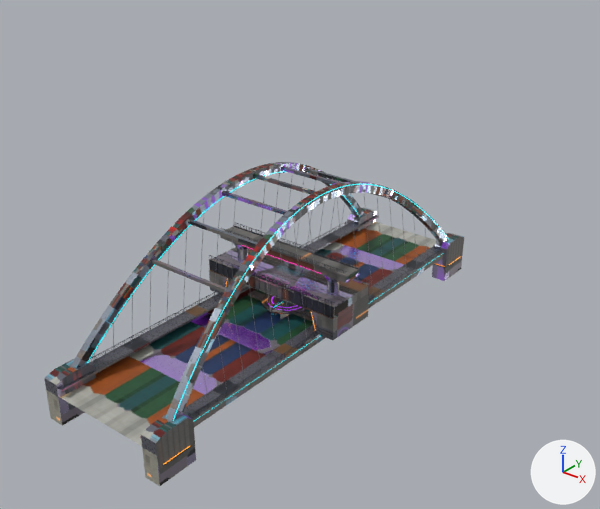
The Blender file assets-src/neon-landmarks/neon-landmarks.blend: old version first, new version second.
The view is the same before and after, from a 50 mm camera at (130.2, -156.9, 113.3) aimed at (11.6, -8.6, 21.4). Arrows for +X, +Y and +Z are at lower right; the lights stay in place. The first picture is the older version. Objects named as collision shapes, trigger or cutter boxes, shadow casters or lower levels of detail are left out.

The older version as bpy lines, for what is in view:
```python
me_boulevard_footbridge_lod0 = bpy.data.meshes.new('boulevard_footbridge_lod0')
me_boulevard_footbridge_lod0.from_pydata(...)  # 628 vertices, 720 faces; spans x -22.0..22.0, y -2.8..2.8, z -0.2..17.4
me_boulevard_footbridge_lod0.polygons.foreach_set('use_smooth', [True] * 720)
me_boulevard_footbridge_lod0.materials.append(mat_neon_landmarks)
me_canal_arch_lod0 = bpy.data.meshes.new('canal_arch_lod0')
me_canal_arch_lod0.from_pydata(...)  # 2565 vertices, 3768 faces; spans x -19.5..19.5, y -66.5..66.5, z -10.0..36.1
me_canal_arch_lod0.polygons.foreach_set('use_smooth', [True] * 3768)
me_canal_arch_lod0.materials.append(mat_neon_landmarks)
me_rail_portal_lod0 = bpy.data.meshes.new('rail_portal_lod0')
me_rail_portal_lod0.from_pydata(...)  # 936 vertices, 1016 faces; spans x -22.0..22.0, y -8.1..9.5, z -0.4..10.7
me_rail_portal_lod0.polygons.foreach_set('use_smooth', [True] * 1016)
me_rail_portal_lod0.materials.append(mat_neon_landmarks)
ob_boulevard_footbridge_lod0 = bpy.data.objects.new('boulevard_footbridge_lod0', me_boulevard_footbridge_lod0)
ob_boulevard_footbridge_lod0.parent = ob_boulevard_footbridge
ob_boulevard_footbridge_lod0.location = (0.0, 0.0, 0.0)
ob_canal_arch_lod0 = bpy.data.objects.new('canal_arch_lod0', me_canal_arch_lod0)
ob_canal_arch_lod0.parent = ob_canal_arch
ob_canal_arch_lod0.location = (0.0, 0.0, 0.0)
ob_rail_portal_lod0 = bpy.data.objects.new('rail_portal_lod0', me_rail_portal_lod0)
ob_rail_portal_lod0.parent = ob_rail_portal
ob_rail_portal_lod0.location = (0.0, 0.0, 0.0)
```
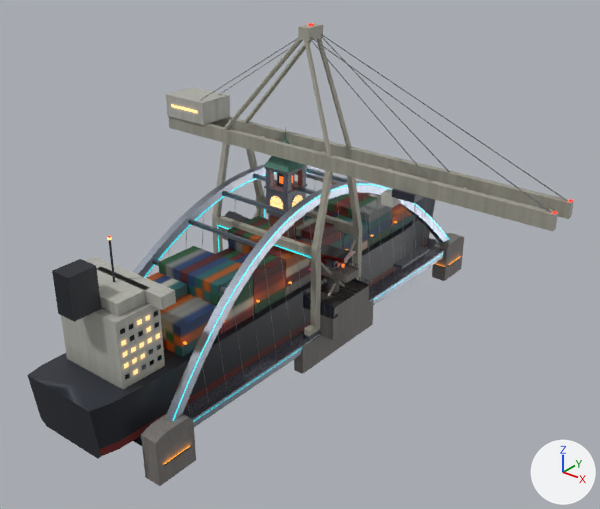
What differs and where, as boxes [x1, y1, x2, y2] in the pictures (600 x 509 px):
'cargo_ship_lod0', added: after [27, 193, 435, 459]
'harbour_gantry_lod0', added: after [166, 23, 574, 374]
'clock_tower_lod0', added: after [264, 127, 307, 239]
'oldtown_gate_lod0', added (mostly hidden): after [224, 211, 356, 290]
part 1 of me_rail_portal_lod0, surface changed: before [209, 247, 369, 340]; after [303, 279, 369, 340]
part 2 of me_canal_arch_lod0, surface changed: before [44, 162, 463, 486]; after [133, 164, 463, 486]
'boulevard_footbridge_lod0', unchanged, covered by the edit: before [220, 222, 359, 293]; after [222, 229, 359, 293]

The change, as a diff of the scene's bpy script:
```diff
--- a/assets-src/neon-landmarks/neon-landmarks.blend.py
+++ b/assets-src/neon-landmarks/neon-landmarks.blend.py
@@ me_rail_portal_lod0 @@
 me_rail_portal_lod0.from_pydata(...)  # 936 vertices, 1016 faces; spans x -22.0..22.0, y -8.1..9.5, z -0.4..10.7
 # used by ob_rail_portal_lod0; parent = ob_rail_portal; location = (0.0, 0.0, 0.0)
+# me_rail_portal_lod0 part 1: texture (UV) coordinates of 308 of 1016 faces, centred in x -22.0..22.0, y -8.0..9.5, z 1.7..9.5, changed; they spanned u 0.0..0.98, v 0.03..0.95 and now span u 0.0..0.99, v 0.0..0.94
 me_rail_portal_lod0.materials.append(mat_neon_landmarks)
@@ me_canal_arch_lod0 @@
 me_canal_arch_lod0.from_pydata(...)  # 2565 vertices, 3768 faces; spans x -19.5..19.5, y -66.5..66.5, z -10.0..36.1
 # used by ob_canal_arch_lod0; parent = ob_canal_arch; location = (0.0, 0.0, 0.0)
+# me_canal_arch_lod0 part 2: texture (UV) coordinates of 1064 of 3768 faces, centred in x -19.2..19.2, y -66.5..66.5, z -6.3..36.1, changed; they spanned u 0.0..0.99, v 0.0..0.94 and now span u 0.0..0.94, v 0.0..0.93
 me_canal_arch_lod0.materials.append(mat_neon_landmarks)
@@ me_clock_tower_lod0 @@
+me_clock_tower_lod0.from_pydata(...)  # 827 vertices, 828 faces; spans x -4.6..4.6, y -4.8..4.8, z 0.0..50.5
+me_clock_tower_lod0.polygons.foreach_set('use_smooth', [True] * 828)
+me_clock_tower_lod0.materials.append(mat_neon_landmarks)
@@ me_oldtown_gate_lod0 @@
+me_oldtown_gate_lod0.from_pydata(...)  # 579 vertices, 642 faces; spans x -21.0..21.0, y -2.6..2.6, z -0.2..22.0
+me_oldtown_gate_lod0.polygons.foreach_set('use_smooth', [True] * 642)
+me_oldtown_gate_lod0.materials.append(mat_neon_landmarks)
@@ me_cargo_ship_lod0 @@
+me_cargo_ship_lod0.from_pydata(...)  # 1013 vertices, 976 faces; spans x -13.0..13.0, y -76.0..80.0, z -3.0..41.0
+me_cargo_ship_lod0.polygons.foreach_set('use_smooth', [True] * 976)
+me_cargo_ship_lod0.materials.append(mat_neon_landmarks)
@@ me_harbour_gantry_lod0 @@
+me_harbour_gantry_lod0.from_pydata(...)  # 820 vertices, 980 faces; spans x -38.0..74.0, y -16.0..16.0, z -8.0..77.0
+me_harbour_gantry_lod0.polygons.foreach_set('use_smooth', [True] * 980)
+me_harbour_gantry_lod0.materials.append(mat_neon_landmarks)
@@ ob_clock_tower_lod0 @@
+ob_clock_tower_lod0 = bpy.data.objects.new('clock_tower_lod0', me_clock_tower_lod0)
+ob_clock_tower_lod0.parent = ob_clock_tower
+ob_clock_tower_lod0.location = (0.0, 0.0, 0.0)
@@ ob_clock_tower @@
+ob_clock_tower = bpy.data.objects.new('clock_tower', None)
+ob_clock_tower.location = (0.0, 0.0, 0.0)
@@ ob_oldtown_gate_lod0 @@
+ob_oldtown_gate_lod0 = bpy.data.objects.new('oldtown_gate_lod0', me_oldtown_gate_lod0)
+ob_oldtown_gate_lod0.parent = ob_oldtown_gate
+ob_oldtown_gate_lod0.location = (0.0, 0.0, 0.0)
@@ ob_oldtown_gate @@
+ob_oldtown_gate = bpy.data.objects.new('oldtown_gate', None)
+ob_oldtown_gate.location = (0.0, 0.0, 0.0)
@@ ob_cargo_ship_lod0 @@
+ob_cargo_ship_lod0 = bpy.data.objects.new('cargo_ship_lod0', me_cargo_ship_lod0)
+ob_cargo_ship_lod0.parent = ob_cargo_ship
+ob_cargo_ship_lod0.location = (0.0, 0.0, 0.0)
@@ ob_cargo_ship @@
+ob_cargo_ship = bpy.data.objects.new('cargo_ship', None)
+ob_cargo_ship.location = (0.0, 0.0, 0.0)
@@ ob_harbour_gantry_lod0 @@
+ob_harbour_gantry_lod0 = bpy.data.objects.new('harbour_gantry_lod0', me_harbour_gantry_lod0)
+ob_harbour_gantry_lod0.parent = ob_harbour_gantry
+ob_harbour_gantry_lod0.location = (0.0, 0.0, 0.0)
@@ ob_harbour_gantry @@
+ob_harbour_gantry = bpy.data.objects.new('harbour_gantry', None)
+ob_harbour_gantry.location = (0.0, 0.0, 0.0)
```
